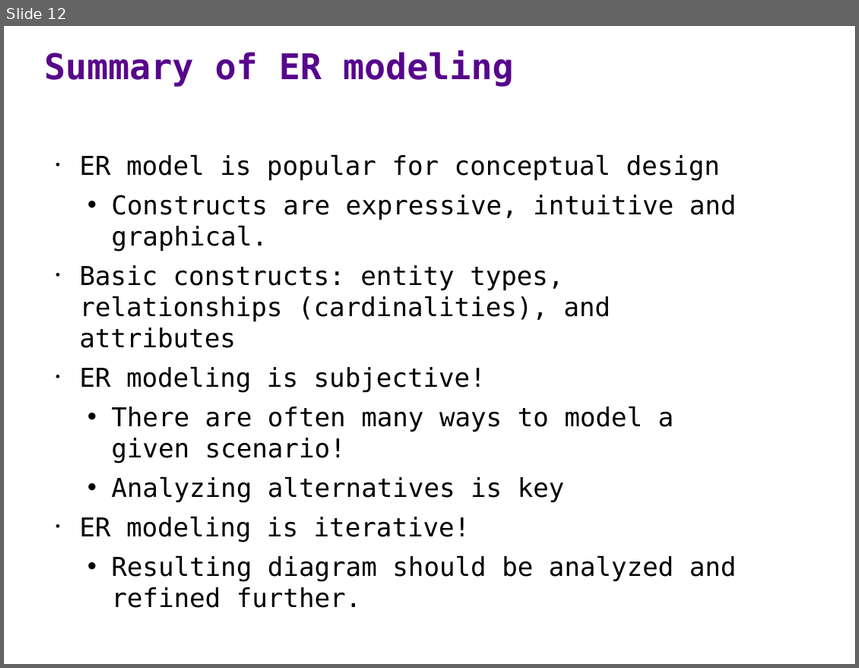
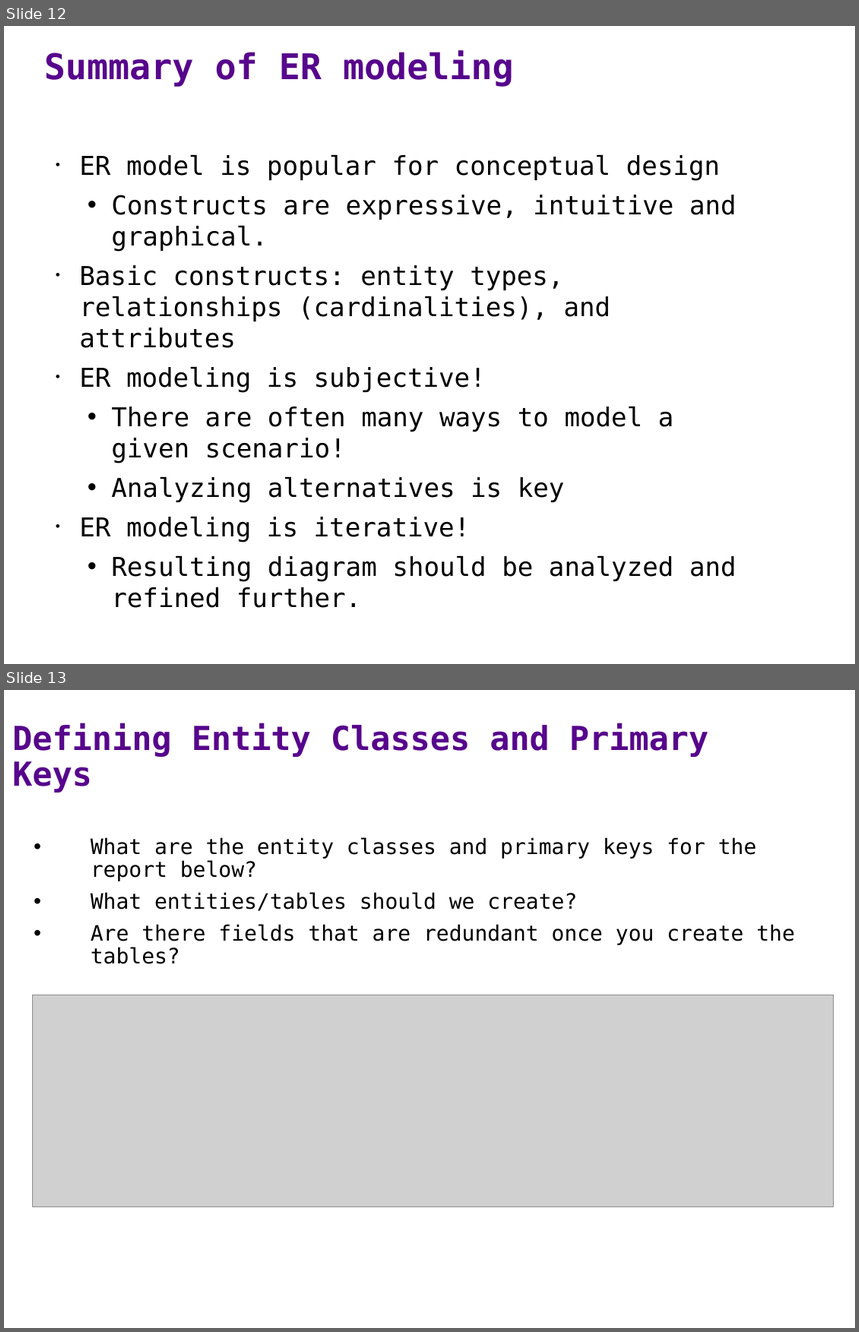
Before and after one commit to ipeirotis/introduction-to-databases, a slide deck: session1/A2a-From_ER_Diagram_to_Relational_Schema.pptx. Shown one above the other, each under a label of ours: slide 12 before the commit, slides 12 and 13 after it. The pictures are 859x668 and 859x1332 pixels, drawn with LibreOffice and Linux fonts; fonts in the diff are those of the drawing; grey boxes stand for pictures. Boxes give left, top, right and bottom in pixels: in the first picture for what was removed or moved away, otherwise in the second. Text is boxed around its words. In the diff, an @@ line names an element or a change of style, - is before the commit and + after.

```diff
--- a/session1/A2a-From_ER_Diagram_to_Relational_Schema.pptx
+++ b/session1/A2a-From_ER_Diagram_to_Relational_Schema.pptx
@@ slide 13 added at box(4, 690, 855, 1328), background #FFFFFF @@
@@ title added at box(12, 723, 709, 793), 28 pt, text #57068C, bold @@
+Defining Entity Classes and Primary Keys
@@ text added at box(91, 837, 795, 964), 18 pt, text #000000 @@
+• What are the entity classes and primary keys for the report below?
+• What entities/tables should we create?
+• Are there fields that are redundant once you create the tables?
@@ picture added at box(32, 995, 834, 1207) @@
```
Also in this commit, not shown: 1 other file.
